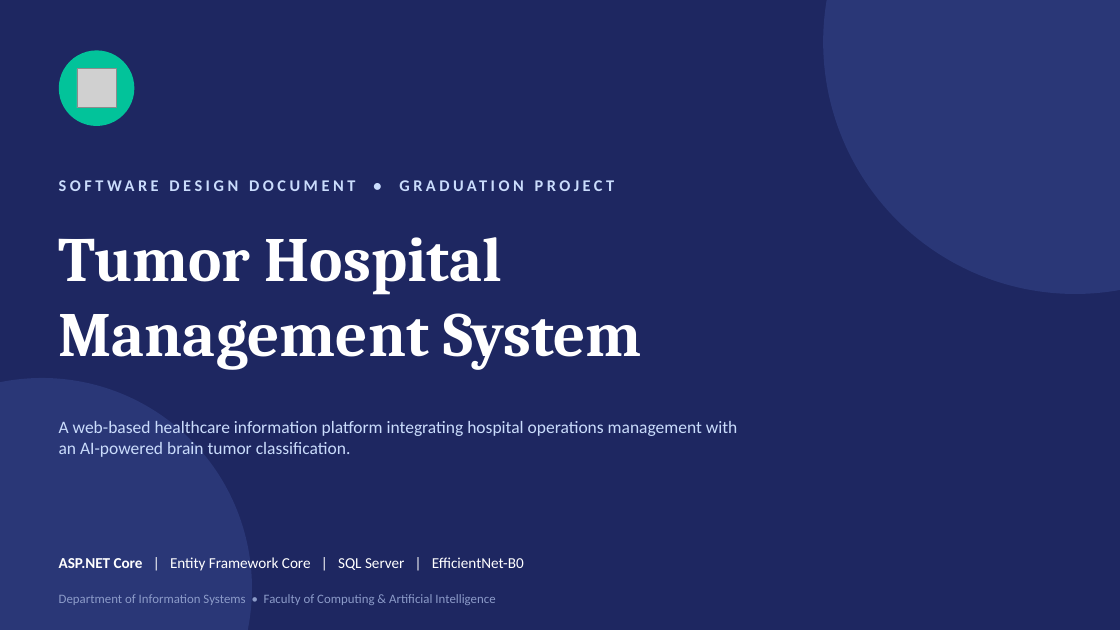
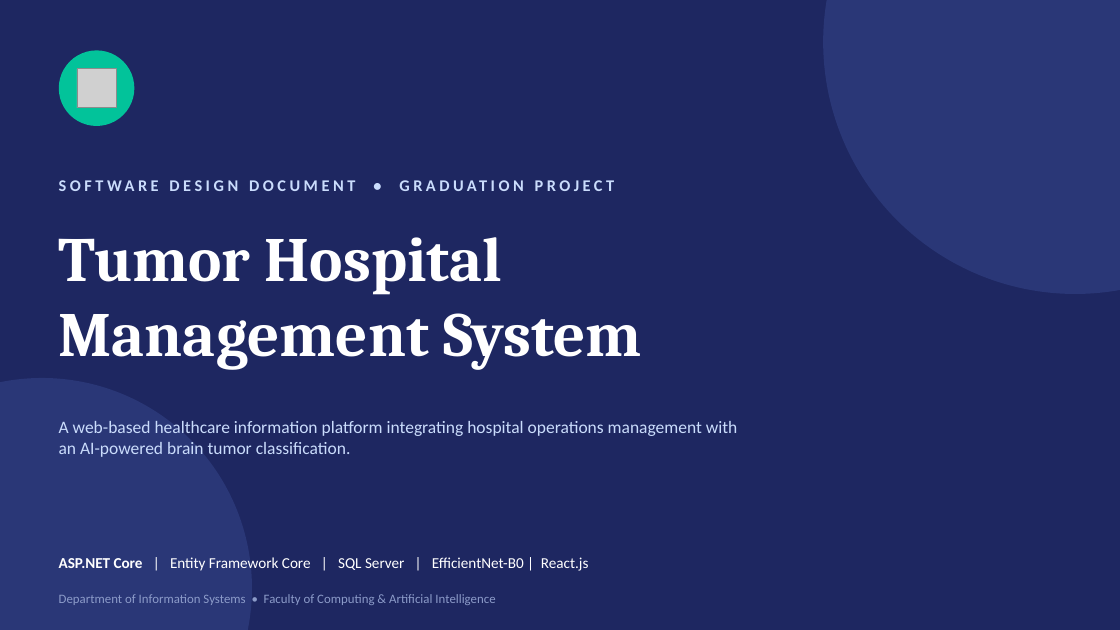
Before and after one commit to OsamaAhmedX04/Tumor-Hospital, a slide deck: slide 1 of THMS-Presentation.pptx. Drawn at 1120x630 pixels with LibreOffice and Linux fonts; fonts in the diff are those of the drawing; grey boxes stand for pictures. Boxes give left, top, right and bottom in pixels: in the first picture for what was removed or moved away, otherwise in the second. Text is boxed around its words. In the diff, an @@ line names an element or a change of style, - is before the commit and + after.

```diff
--- a/THMS-Presentation.pptx
+++ b/THMS-Presentation.pptx
@@ text at [59, 557, 589, 571]: text changed @@
-ASP.NET Core | Entity Framework Core | SQL Server | EfficientNet-B0
+ASP.NET Core | Entity Framework Core | SQL Server | EfficientNet-B0 | React.js
```
Also in this commit, not shown: 5 other slides changed.
